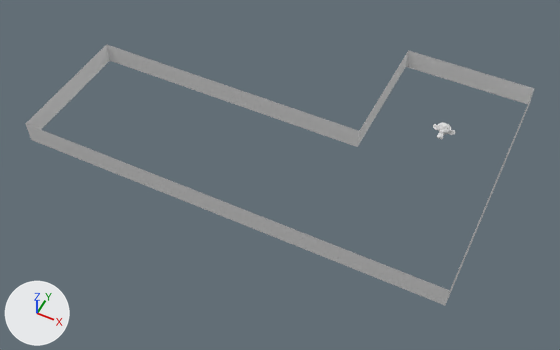
An edit to the OBJ model ExportedData/Map.obj, drawn before and after from the same camera.
Camera for both pictures: a 50 mm lens placed at (20.5, -16.5, 24.4), pointed at (10.2, 4.1, -1.3). The lights are fixed; the arrows at lower left show +X, +Y and +Z. Mesh edges are drawn as thin lines on the coarser meshes. Where no turn or scale is listed for an object, it has been applied to the vertices.
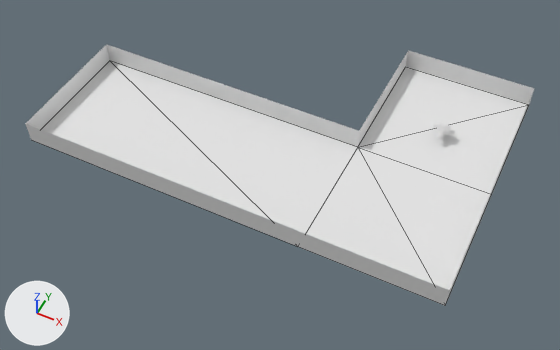
Where the change shows, as pixel boxes [x1, y1, x2, y2] in the pictures (560 x 350 px):
'Floor', added: after [41, 61, 528, 290]

Edits to the bpy script that builds the scene:
```text
Add me_floor:
    me_floor.from_pydata([(0.0, 0.0, 0.0), (13.0, 6.0, 0.0), (19.0, 0.0, 0.0), (0.0, 6.0, 0.0), (13.0, 0.0, 0.0), (19.0, 6.0, 0.0), (13.0, 12.0, 0.0), (19.0, 12.0, 0.0)], [], [(1, 2, 4), (1, 7, 5), (1, 5, 2), (1, 6, 7), (4, 3, 1), (3, 4, 0)])
    me_floor.materials.append(mat_1)  # white #e7e7e7
Add ob_floor:
    ob_floor = bpy.data.objects.new('Floor', me_floor)
    ob_floor.location = (0.0, 0.0, 0.0)
```
